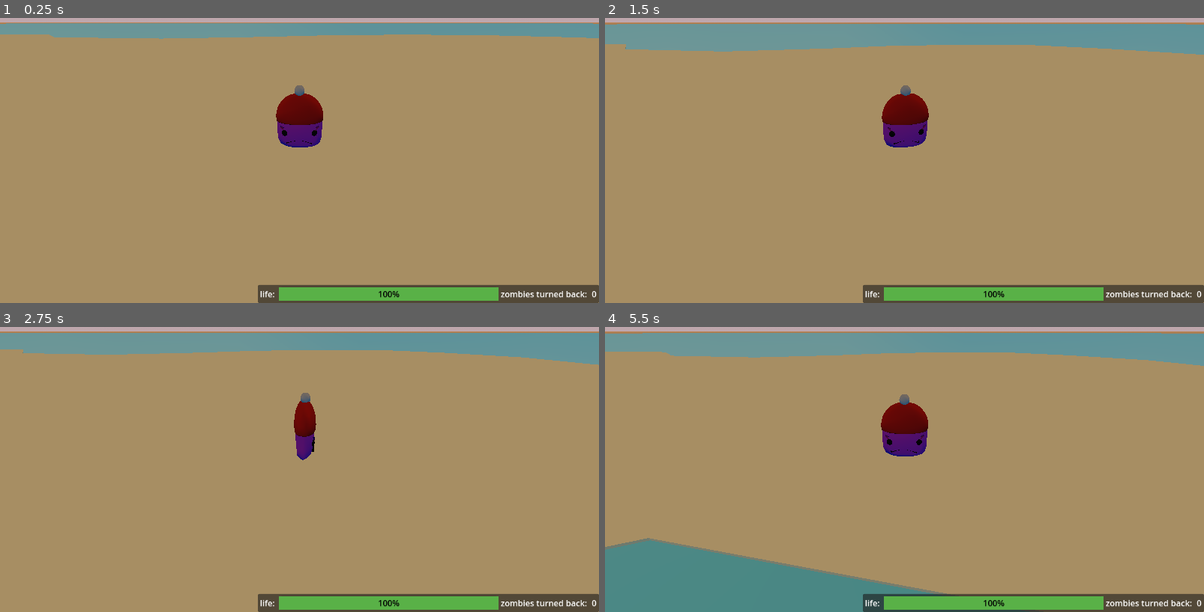
Above: before the commit, frames 1-4 (two rows, left to right).
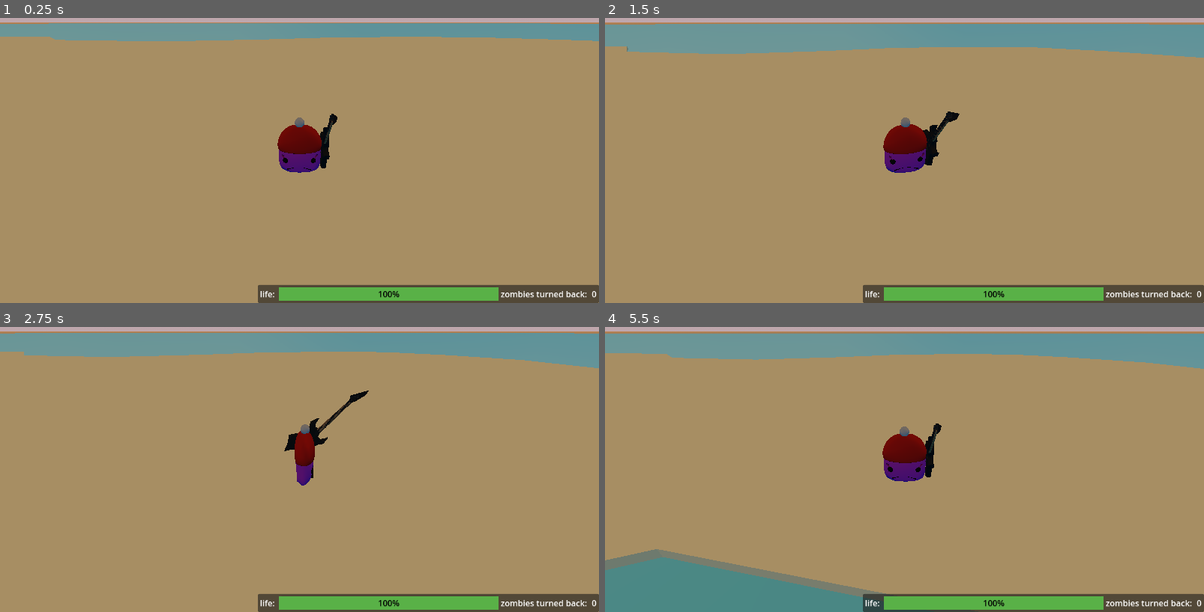
Above: after the commit, the same moments.

Repository: ChickenStorm/epic_game_jam_2023
Game: Godot game, scene res://main.tscn
Two runs of this game, one before a commit and one after it. Both use one fixed random seed, a clock stepped at 60 frames per second and the inputs below. This scene is started directly instead of the project's main scene. Sound files missing from this copy of the repository are replaced by a short silence.
Inputs (mouse positions are in pixels of both pictures, inside the frame that each line leads up to):
- Up to frame 1 (0.25 s): no input
- Up to frame 2 (1.5 s): tap Enter at 0.5 s; move the mouse to (1036, 117) at 0.52 s; press the mouse at (1036, 117) at 0.53 s; hold D (move_right) 0.53-1.28 s; tap Space (jump) at 0.77, 0.8, 1.07, 1.35 s; move the mouse to (784, 151) at 1.27 s; release the mouse at (784, 151) at 1.28 s; hold S (move_back) from 1.28 s (still down)
- Up to frame 3 (2.75 s): tap Space (jump) at 1.52, 1.82, 2.3 s; click (179, 460) at 1.55 s; move the mouse to (359, 369) at 2.02 s; release S (move_back) at 2.03 s; press the mouse at (359, 369) at 2.03 s; hold D (move_right) from 2.03 s (still down)
- Up to frame 4 (5.5 s): move the mouse to (874, 512) at 2.77 s; release the mouse at (874, 512) at 2.78 s; tap W (move_front) at 2.85 s; tap Space (jump) at 3.02, 3.32, 3.77, 3.8, 4.07, 4.35, 4.52, 4.82, 5.3 s; click (874, 512) at 3.05 s; move the mouse to (1084, 495) at 3.52 s; release D (move_right) at 3.53 s; press the mouse at (1084, 495) at 3.53 s; hold A (move_left) 3.53-5.03 s; move the mouse to (724, 392) at 4.27 s; release the mouse at (724, 392) at 4.28 s; click (724, 392) at 4.55 s; move the mouse to (934, 443) at 5.02 s; press the mouse at (934, 443) at 5.03 s; hold S (move_back) from 5.03 s (still down)

The runs differ from the first frame. In frame 1, 3.1% of the frame differs, in the area x 0-100%, y 1-55%; in frame 2, 3.1%; in frame 3, 2.0%; in frame 4, 6.5%, in the area x 0-100%, y 2-100%.

Commit message:
waepon

Diff:
--- a/gui/gui.gd
+++ b/gui/gui.gd
@@ -13,6 +13,7 @@
 		if progress:
 			progress.value = value
 
+
 var zombie_transphormed = 0:
 	set(value):
 		zombie_transphormed = value
@@ -23,7 +24,7 @@
 @onready var progress = $VBoxContainer/VBoxContainer/PanelContainer/MarginContainer/HBoxContainer/ProgressBar
 @onready var label = $VBoxContainer/VBoxContainer/PanelContainer/MarginContainer/HBoxContainer/LabelZ
 
-# Called when the node enters the scene tree for the first time.
+
 func _ready():
 	progress.max_value = max_life
 	progress.value = life
--- /dev/null
+++ b/weapon/metal.tres
@@ -0,0 +1,8 @@
+[gd_resource type="StandardMaterial3D" format=3 uid="uid://g47xmv3b1en1"]
+
+[resource]
+albedo_color = Color(0.6, 0.6, 0.545098, 1)
+metallic = 0.7
+roughness = 0.19
+anisotropy_enabled = true
+anisotropy = 0.09
--- a/weapon/weapon.gd
+++ b/weapon/weapon.gd
@@ -23,6 +23,7 @@
 
 
 func attack():
+	$CPUParticles3D.emitting = true
 	for node in range_area.get_overlapping_bodies():
 		if node is Zombie:
 			node.currentHealth -= damage
--- a/weapon/weapon.tscn
+++ b/weapon/weapon.tscn
@@ -1,6 +1,12 @@
-[gd_scene load_steps=2 format=3 uid="uid://cal7tiyimf2vu"]
+[gd_scene load_steps=5 format=3 uid="uid://cal7tiyimf2vu"]
 
 [ext_resource type="Script" path="res://weapon/weapon.gd" id="1_va6k0"]
+[ext_resource type="ArrayMesh" uid="uid://brltjr87rrprv" path="res://weapon/GuitareTr0pD4rk.obj" id="2_l0md2"]
+[ext_resource type="Material" uid="uid://g47xmv3b1en1" path="res://weapon/metal.tres" id="3_oxon2"]
+
+[sub_resource type="TextMesh" id="TextMesh_60et6"]
+material = ExtResource("3_oxon2")
+text = "🎶"
 
 [node name="weapon" type="Node3D"]
 script = ExtResource("1_va6k0")
@@ -14,7 +20,21 @@
 polygon = PackedVector2Array(0, 0, 1, 1, 1, -1)
 
 [node name="CollisionPolygon3D" type="CollisionPolygon3D" parent="Range"]
-transform = Transform3D(1, 0, 0, 0, -4.37114e-08, -1, 0, 1, -4.37114e-08, 0, 0, 0)
+transform = Transform3D(1, 0, 0, 0, -4.37114e-08, -1, 0, 1, -4.37114e-08, -0.2, 0, 0)
 polygon = PackedVector2Array(0, 0, 1, 1, 1, -1)
 
 [node name="MeshInstance3D" type="MeshInstance3D" parent="."]
+transform = Transform3D(0.35, 0, 0, 0, 0.35, 0, 0, 0, 0.35, 0, 0, 0)
+mesh = ExtResource("2_l0md2")
+
+[node name="CPUParticles3D" type="CPUParticles3D" parent="."]
+emitting = false
+amount = 40
+one_shot = true
+explosiveness = 0.5
+randomness = 0.5
+mesh = SubResource("TextMesh_60et6")
+flatness = 0.4
+gravity = Vector3(0, -4, 0)
+initial_velocity_min = 5.0
+initial_velocity_max = 5.0
--- a/world/Island.tscn
+++ b/world/Island.tscn
@@ -1,8 +1,9 @@
-[gd_scene load_steps=8 format=3 uid="uid://bmedllx6nsg3o"]
+[gd_scene load_steps=9 format=3 uid="uid://bmedllx6nsg3o"]
 
 [ext_resource type="Script" path="res://world/island.gd" id="1_6fru6"]
 [ext_resource type="Material" uid="uid://dwpxqxeiq8n0l" path="res://world/sand.tres" id="2_5etcd"]
 [ext_resource type="Material" uid="uid://4kept4umdktw" path="res://world/water.tres" id="3_disyu"]
+[ext_resource type="Script" path="res://world/wave.gd" id="3_f74tm"]
 
 [sub_resource type="PlaneMesh" id="PlaneMesh_06gcw"]
 
@@ -31,10 +32,11 @@
 script = ExtResource("1_6fru6")
 
 [node name="MeshInstance3D" type="MeshInstance3D" parent="."]
-transform = Transform3D(1000, 0, 0, 0, 100, 0, 0, 0, 1000, 0, 0.9, 0)
+transform = Transform3D(1000, 0, 0, 0, 100, 0, 0, 0, 1000, 0, -0.1, 0)
 mesh = SubResource("PlaneMesh_06gcw")
 skeleton = NodePath("")
 surface_material_override/0 = ExtResource("3_disyu")
+script = ExtResource("3_f74tm")
 
 [node name="CSGCombiner3D" type="CSGCombiner3D" parent="."]
 visible = false
@@ -58,8 +60,9 @@
 polygon = PackedVector2Array(2.66069, 1.44209, 15.5815, 3.77719, 34.885, 2.99882, 50.9193, 0.8194, 60.8823, -9.45501, 6 …(525 unchanged characters)…
 
 [node name="CSGPolygon3D" type="CSGPolygon3D" parent="."]
-transform = Transform3D(1, 0, 0, 0, -4.37114e-08, -1, 0, 1, -4.37114e-08, 0, 0, 0)
+transform = Transform3D(1, 0, 0, 0, -4.37114e-08, -1, 0, 1, -4.37114e-08, 0, -0.5, 0)
 polygon = PackedVector2Array(2.66069, 1.44209, 15.5815, 3.77719, 34.885, 2.99882, 50.9193, 0.8194, 60.8823, -9.45501, 6 …(525 unchanged characters)…
+depth = 0.5
 material = ExtResource("2_5etcd")
 
 [node name="Area3D" type="Area3D" parent="."]
--- a/world/player/player.tscn
+++ b/world/player/player.tscn
@@ -10,7 +10,6 @@
 [ext_resource type="PackedScene" uid="uid://cal7tiyimf2vu" path="res://weapon/weapon.tscn" id="7_4pny1"]
 
 [sub_resource type="BoxShape3D" id="BoxShape3D_6bfs0"]
-size = Vector3(1, 2, 1)
 
 [node name="Player" type="CharacterBody3D"]
 script = ExtResource("1_ur2mt")
@@ -20,7 +19,7 @@
 shape = SubResource("BoxShape3D_6bfs0")
 
 [node name="weapon" parent="skin" instance=ExtResource("7_4pny1")]
-transform = Transform3D(-4.37114e-08, 0, -1, 0, 1, 0, 1, 0, -4.37114e-08, 0, 0.418797, 0)
+transform = Transform3D(-4.37114e-08, 0, -1, 0, 1, 0, 1, 0, -4.37114e-08, 0.424001, 0.497826, 0.635539)
 damage = 500.0
 range = 4.0
 
@@ -28,6 +27,7 @@
 transform = Transform3D(0.6, 0, 0, 0, 0.6, 0, 0, 0, 0.6, -2.628, -0.356686, -0.0709713)
 
 [node name="MeshInstance3D" type="MeshInstance3D" parent="skin/Node3DPos"]
+transform = Transform3D(1, 0, 0, 0, 1, 0, 0, 0, 1, 0, -1, 0)
 mesh = ExtResource("3_30ap4")
 skeleton = NodePath("../../..")
 
--- /dev/null
+++ b/world/wave.gd
@@ -0,0 +1,11 @@
+extends MeshInstance3D
+
+var time = 0
+
+func _ready():
+	pass
+
+
+func _process(delta):
+	time += delta
+	position.y = -0.2 + 0.19 * sin(time  * PI)
--- a/zombie/zombie.gd
+++ b/zombie/zombie.gd
@@ -4,6 +4,8 @@
 signal died()
 
 @export var maxHealth: float
+
+var is_dead = false
 
 var currentHealth: float:
 	set = set_current_health
@@ -17,8 +19,10 @@
 	pass
 
 func death():
-	$"../../CanvasLayer/gui".zombie_transphormed += 1
-	emit_signal("died")
+	if not is_dead:
+		$"../../CanvasLayer/gui".zombie_transphormed += 1
+		emit_signal("died")
+	is_dead = true
 	$ZombieForm.visible = false
 	$ChrysalidForm.visible = true
 
Not shown, added: weapon/GuitareTr0pD4rk.mtl
Not shown, added: weapon/GuitareTr0pD4rk.obj
Not shown, added: weapon/GuitareTr0pD4rk.obj.import
